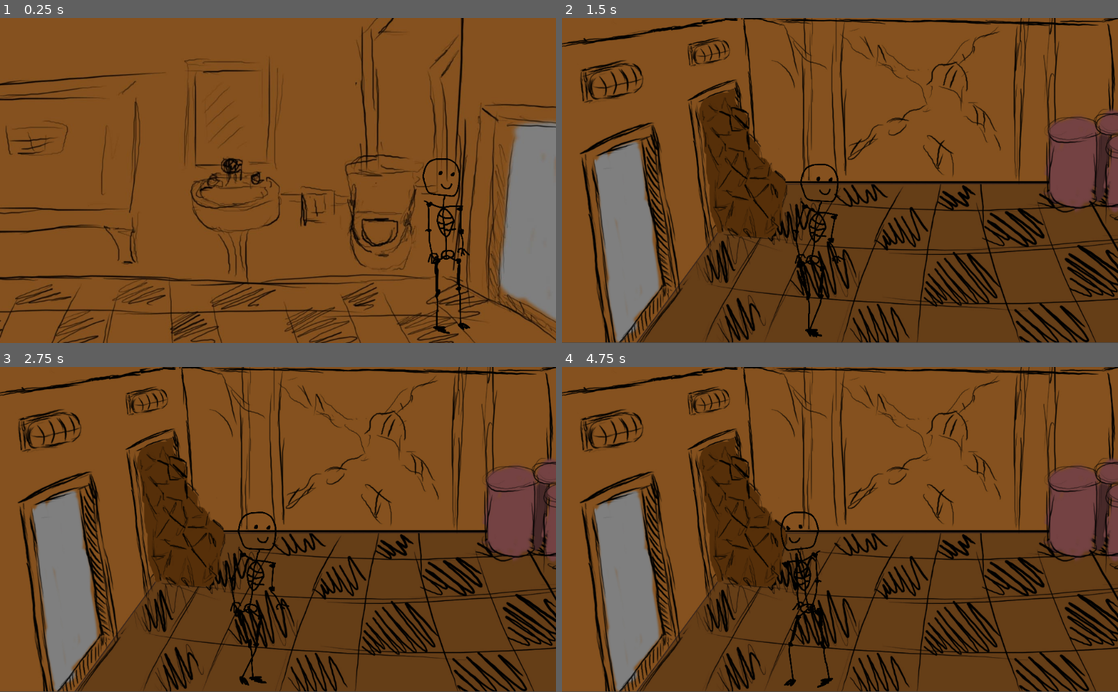
Above: before the commit, frames 1-4 (two rows, left to right).
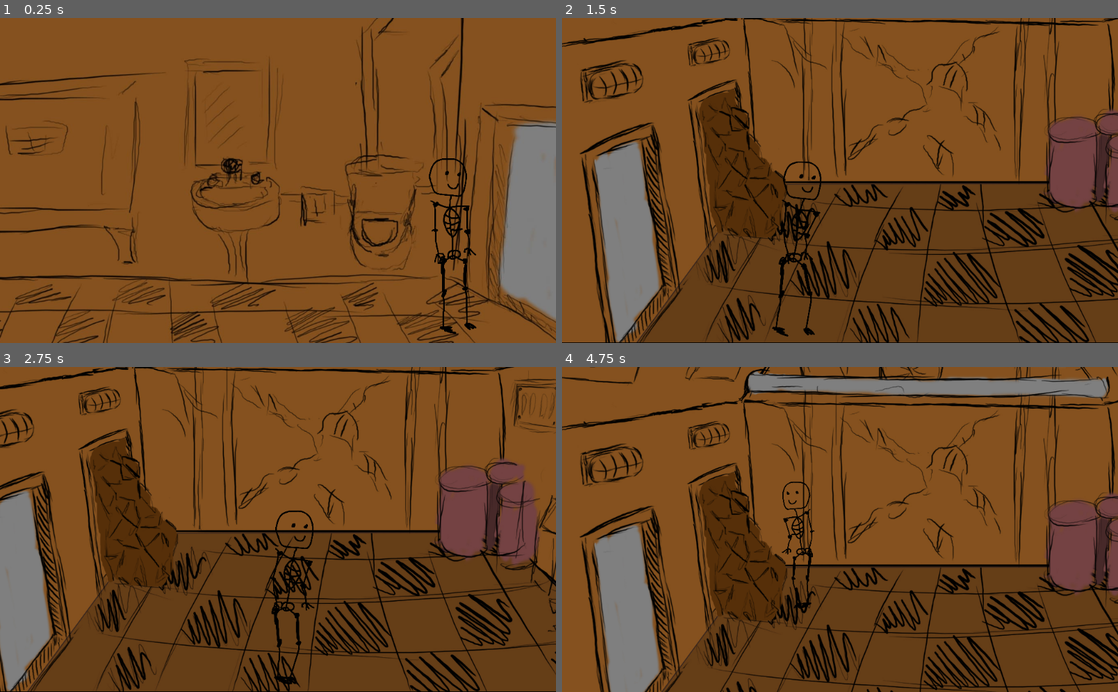
Above: after the commit, the same moments.

Repository: olejik-web/NotForgotten-Main
Game: Godot game, scene res://Room2.tscn
Same seed, same stepped clock (60 frames per second), same inputs: the game is played once before the commit and once after it. This scene is started directly instead of the project's main scene.
Inputs:
- Up to frame 1 (0.25 s): no input
- Up to frame 2 (1.5 s): tap Enter at 0.5 s; hold Right (ui_right) 0.53-1.28 s; hold Down (ui_down) from 1.28 s (still down)
- Up to frame 3 (2.75 s): release Down (ui_down) at 2.03 s; hold Right (ui_right) from 2.03 s (still down)
- Up to frame 4 (4.75 s): release Right (ui_right) at 2.78 s; hold Up (ui_up) 2.78-3.53 s; hold Left (ui_left) from 3.53 s (still down)

The runs differ from the first frame. In frame 1, 1.5% of the frame differs, in the area x 76-86%, y 43-98%; in frame 2, 1.5%; in frame 3, 43%, in the area x 0-100%, y 0-100%; in frame 4, 39%.

Commit message:
Fix Movement-3

Diff:
--- a/Loader.tscn
+++ b/Loader.tscn
@@ -116,7 +116,7 @@
 scale = Vector2( 0.3, 0.3 )
 frames = SubResource( 2 )
 animation = "rotate"
-frame = 11
+frame = 51
 __meta__ = {
 "_editor_description_": ""
 }
--- a/Player.tscn
+++ b/Player.tscn
@@ -23,10 +23,13 @@
 [ext_resource path="res://sprites/main_hero/walk/11.png" type="Texture" id=70]
 [ext_resource path="res://sprites/main_hero/walk/7.png" type="Texture" id=71]
 
-[sub_resource type="CircleShape2D" id=1]
-radius = 1286.67
+[sub_resource type="CapsuleShape2D" id=1]
+radius = 1397.85
+height = 0.0
 
-[sub_resource type="SpriteFrames" id=2]
+[sub_resource type="CapsuleShape2D" id=2]
+
+[sub_resource type="SpriteFrames" id=3]
 animations = [ {
 "frames": [ ExtResource( 47 ) ],
 "loop": true,
@@ -39,21 +42,23 @@
 "speed": 35.0
 } ]
 
-[node name="Player" type="Area2D"]
-scale = Vector2( 0.3, 0.3 )
+[node name="KinematicBody2D" type="KinematicBody2D"]
 script = ExtResource( 41 )
 
 [node name="CollisionShape2D" type="CollisionShape2D" parent="."]
-scale = Vector2( 0.1, 0.1 )
+scale = Vector2( 0.2, 0.1 )
 shape = SubResource( 1 )
 
+[node name="Area2D" type="Area2D" parent="."]
+scale = Vector2( 0.1, 0.1 )
+
+[node name="CollisionShape2D2" type="CollisionShape2D" parent="Area2D"]
+shape = SubResource( 2 )
+
 [node name="AnimatedSprite" type="AnimatedSprite" parent="."]
-position = Vector2( -58.1691, -743.647 )
-frames = SubResource( 2 )
+position = Vector2( 0, -743.647 )
+frames = SubResource( 3 )
 animation = "stand"
-__meta__ = {
-"_edit_lock_": true
-}
 
 [node name="Camera2D" type="Camera2D" parent="."]
 position = Vector2( -60.9, -922.524 )
--- a/Room.tscn
+++ b/Room.tscn
@@ -37,7 +37,9 @@
 "_edit_lock_": true
 }
 
-[node name="stone-texture" type="Sprite" parent="."]
+[node name="Colliders" type="StaticBody2D" parent="."]
+
+[node name="stone-texture" type="Sprite" parent="Colliders"]
 position = Vector2( 559.124, 300.517 )
 scale = Vector2( 0.5, 0.5 )
 texture = ExtResource( 5 )
@@ -45,19 +47,14 @@
 "_edit_lock_": true
 }
 
-[node name="Colliders" type="Area2D" parent="."]
+[node name="stone" type="CollisionPolygon2D" parent="Colliders"]
+position = Vector2( 174.207, 253.757 )
+polygon = PoolVector2Array( 13.1294, 16.2053, 33.3337, -1.75406, 68.13, -9.6113, 89.4568, 58.8589, 139.968, 130.696, 127.621, 167.738, 127.793, 188.743, 112.793, 201.243, 98.4365, 200.289, 43.4359, 195.799, 29.9663, 173.35 )
 
 [node name="walls" type="CollisionPolygon2D" parent="Colliders"]
 position = Vector2( 274.663, 393.095 )
-polygon = PoolVector2Array( -277.611, -203.749, -21.6628, -2 …(133 unchanged characters)… 5, 680.336, 170.159, 531.189, 32.6392, 537.796, -38.1514, 516.087, -107.054, 401.484, -107.789, 394 …(264 unchanged characters)…
-one_way_collision_margin = 128.0
-
-[node name="stone" type="CollisionPolygon2D" parent="Colliders"]
-position = Vector2( 174.207, 253.757 )
-polygon = PoolVector2Array( 13.1294, 16.2053, 33.3337, -1.75406, 68.13, -9.6113, 89.4568, 58.8589, 139.968, 130.696, 127.621, 167.738, 98.4365, 200.289, 43.4359, 195.799, 29.9663, 173.35 )
-one_way_collision_margin = 128.0
+polygon = PoolVector2Array( -277.611, -203.749, -21.6628, -2 …(133 unchanged characters)… 5, 680.336, 170.159, 531.189, 32.6392, 516.087, -107.054, 401.484, -107.789, 394 …(264 unchanged characters)…
 
 [node name="tanks" type="CollisionPolygon2D" parent="Colliders"]
 position = Vector2( 671.458, 289.676 )
 polygon = PoolVector2Array( -0.340088, 99.2675, 7.51715, 2.73581, 68.1301, -1.75403, 115.273, -3.99896, 135.478, 56.614, 130.988, 126.207, 92.8243, 121.717, 74.8649, 122.839, 53.5381, 122.839, 16.4969, 117.227 )
-one_way_collision_margin = 128.0
--- a/Room2.tscn
+++ b/Room2.tscn
@@ -23,18 +23,6 @@
 "_edit_lock_": true
 }
 
-[node name="Walls" type="Area2D" parent="."]
-show_behind_parent = true
-__meta__ = {
-"_edit_lock_": true
-}
-
-[node name="Collision" type="CollisionPolygon2D" parent="Walls"]
-position = Vector2( -25.2269, -92.4986 )
-polygon = PoolVector2Array( 85.2774, 613.95, 45.6347, 627.164, 41.8592, 700.786, 1117.15, 702.312, 1117.16, 392.793, 973.104, 384.567, 977.347, 366.182, 952.256, 201.015, 1214.63, 183.02, 1193.44, 791.151, -56.7268, 791.151, -65.3022, 214.507, 333.283, 204.417, 950.501, 202.735, 975.728, 362.505, 952.182, 552.548, 951.754, 608.286 )
-one_way_collision = true
-one_way_collision_margin = 128.0
-
 [node name="DoorTrigger" type="Area2D" parent="."]
 __meta__ = {
 "_edit_lock_": true
@@ -47,3 +35,9 @@
 __meta__ = {
 "_edit_lock_": true
 }
+
+[node name="Walls" type="StaticBody2D" parent="."]
+
+[node name="Collision" type="CollisionPolygon2D" parent="Walls"]
+position = Vector2( -25.2269, -92.4986 )
+polygon = PoolVector2Array( 85.2774, 613.95, 45.6347, 627.164, 41.8592, 700.786, 1117.15, 702.312, 1117.16, 392.793, 973.104, 384.567, 977.347, 366.182, 952.256, 201.015, 1214.63, 183.02, 1193.44, 791.151, -56.7268, 791.151, -65.3022, 214.507, 333.283, 204.417, 950.501, 202.735, 975.728, 362.505, 952.182, 552.548, 951.754, 608.286 )
--- a/project.godot
+++ b/project.godot
@@ -17,6 +17,7 @@
 [autoload]
 
 Global="*res://scripts/Global.gd"
+ResourceLoad="*res://scripts/Resource_Load.gd"
 
 [global]
 
--- a/scripts/BathScript.gd
+++ b/scripts/BathScript.gd
@@ -4,7 +4,6 @@
 var pos_y = 0
 
 func _process(delta):
-	$Player.out = not $Player.overlaps_area($Walls)
-	if $Player.overlaps_area($DoorTrigger):
+	if $Player/Area2D.overlaps_area($DoorTrigger):
 		Global.enter_scene = 1
 		Global.get_loader()
--- a/scripts/Global.gd
+++ b/scripts/Global.gd
@@ -2,30 +2,18 @@
 
 var current_scene = null
 var enter_scene = 0
-var Loader = ResourceLoader.load("res://Loader.tscn")
 
 func _ready():
 	var root = get_tree().get_root()
 	current_scene = root.get_child(root.get_child_count() - 1)
 
-func goto_scene(path):
-	call_deferred("_deferred_goto_scene", path)
-
 func get_loader():
 	current_scene.free()
-	current_scene = Loader.instance()
+	current_scene = ResourceLoad.Loader.instance()
 	get_tree().get_root().add_child(current_scene)
 	get_tree().set_current_scene(current_scene)
 
 func get_scene(scene):
-		current_scene.free()
 		current_scene = scene.instance()
 		get_tree().get_root().add_child(current_scene)
 		get_tree().set_current_scene(current_scene)
-
-func _deferred_goto_scene(path):
-	current_scene.free()
-	var s = ResourceLoader.load(path)
-	current_scene = s.instance()
-	get_tree().get_root().add_child(current_scene)
-	get_tree().set_current_scene(current_scene)
--- a/scripts/Loader.gd
+++ b/scripts/Loader.gd
@@ -1,17 +1,29 @@
 extends Node
 
-var load_scene = null
+var load_scene
 
 func _ready():
 	if Global.enter_scene == 1:
-		load_scene = ResourceLoader.load_interactive('res://Room.tscn')
+		goto_scene('res://Room.tscn')
 	elif Global.enter_scene == 2:
-		load_scene = ResourceLoader.load_interactive('res://Room2.tscn')
+		goto_scene('res://Room2.tscn')
+
+func goto_scene(path):
+	load_scene = ResourceLoader.load_interactive(path)
+	set_process(true)
+	$AnimatedSprite.play("walk")
 
 func _process(delta):
-	if load_scene.poll() == ERR_FILE_EOF:
-		var resource = load_scene.get_resource()
-		load_scene = null
-		Global.get_scene(resource)
-	else:
-		$AnimatedSprite.play()
+	if load_scene == null:
+		set_process(false)
+		return
+	while true:
+		var err = load_scene.poll()
+		if err == ERR_FILE_EOF:
+			var resource = load_scene.get_resource()
+			load_scene = null
+			set_new_scene(resource)
+			break
+
+func set_new_scene(res):
+	Global.get_scene(res)
--- a/scripts/MainPlayerScript.gd
+++ b/scripts/MainPlayerScript.gd
@@ -1,4 +1,4 @@
-extends Area2D
+extends KinematicBody2D
 export var speed = 200
 export var ex_room_top_limit = 405
 export var ex_room_down_limit = 585
@@ -10,6 +10,7 @@
 var from_bath = false
 var movement = false
 var enter = false
+var velocity = Vector2()
 
 func _ready():
 	if Global.enter_scene == 1:
@@ -19,8 +20,7 @@
 	elif Global.enter_scene == 2:
 		$AnimatedSprite.flip_h = true
 
-func _process(delta):
-	var velocity = Vector2()
+func get_input():
 	if Input.is_action_pressed("ui_up"):
 		if position.y > ex_room_top_limit:
 			velocity.y -= 0.6
@@ -37,35 +37,22 @@
 	if Input.is_action_pressed("ui_right"):
 		velocity.x += 1
 		$AnimatedSprite.animation = "walk"
+		$AnimatedSprite.flip_h = false
 		movement = true
-		$AnimatedSprite.flip_h = false
 	if Input.is_action_pressed("ui_left"):
 		velocity.x -= 1
 		$AnimatedSprite.animation = "walk"
+		$AnimatedSprite.flip_h = true
 		movement = true
-		$AnimatedSprite.flip_h = true
 	if velocity.length() > 0:
 		velocity = velocity.normalized() * speed
-		$CollisionShape2D.position=velocity * 0.5
-		if $CollisionShape2D.position.x < 0:
-			$CollisionShape2D.position.x *= 2.5
-	if out:
-		if not movement:
-			$AnimatedSprite.animation = "stand"
-		elif $AnimatedSprite.animation == "stand":
-			$AnimatedSprite.animation = "walk"
-		if velocity.x < 0:
-			$AnimatedSprite.flip_h = true
-		elif velocity.x > 0:
-			$AnimatedSprite.flip_h = false
-		position += velocity * delta
+	if movement:
+		$AnimatedSprite.play('walk')
 	else:
-		if not movement:
-			$AnimatedSprite.animation = "stand"
-		elif $AnimatedSprite.animation == "stand":
-			$AnimatedSprite.animation = "walk"
+		$AnimatedSprite.play('stand')
 	movement = false
-	if enter:
-		$CollisionShape2D.position.y *= -1
-		enter = false
-	$AnimatedSprite.play()
+
+func _physics_process(delta):
+	get_input()
+	velocity = move_and_slide(velocity)
+	velocity = Vector2()
--- /dev/null
+++ b/scripts/Resource_Load.gd
@@ -0,0 +1,3 @@
+extends Node
+
+var Loader = ResourceLoader.load('res://Loader.tscn')
--- a/scripts/seek.gd
+++ b/scripts/seek.gd
@@ -5,12 +5,6 @@
 var pos_y = 0
 
 func _process(delta):
-	$Player.out = not $Player.overlaps_area($Colliders)
-	if $Player.overlaps_area($Colliders):
-		$Player.position.x = pos_x
-		$Player.enter = true
-	else:
-		pos_x = $Player.position.x
-	if $Player.overlaps_area($DoorTrigger):
+	if $Player/Area2D.overlaps_area($DoorTrigger):
 		Global.enter_scene = 2
 		Global.get_loader()
Not shown: 1 places in Player.tscn that only renumber resources
